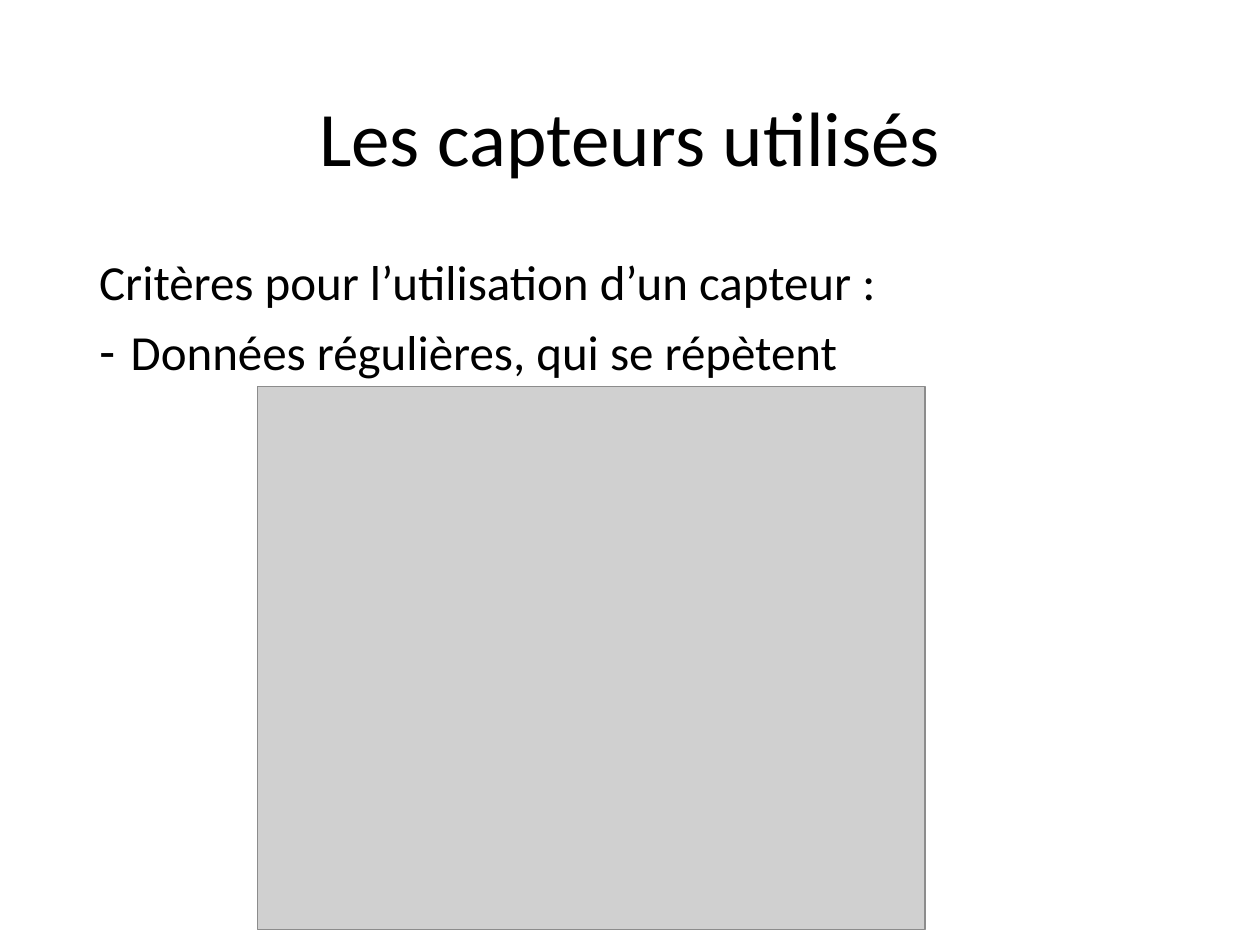
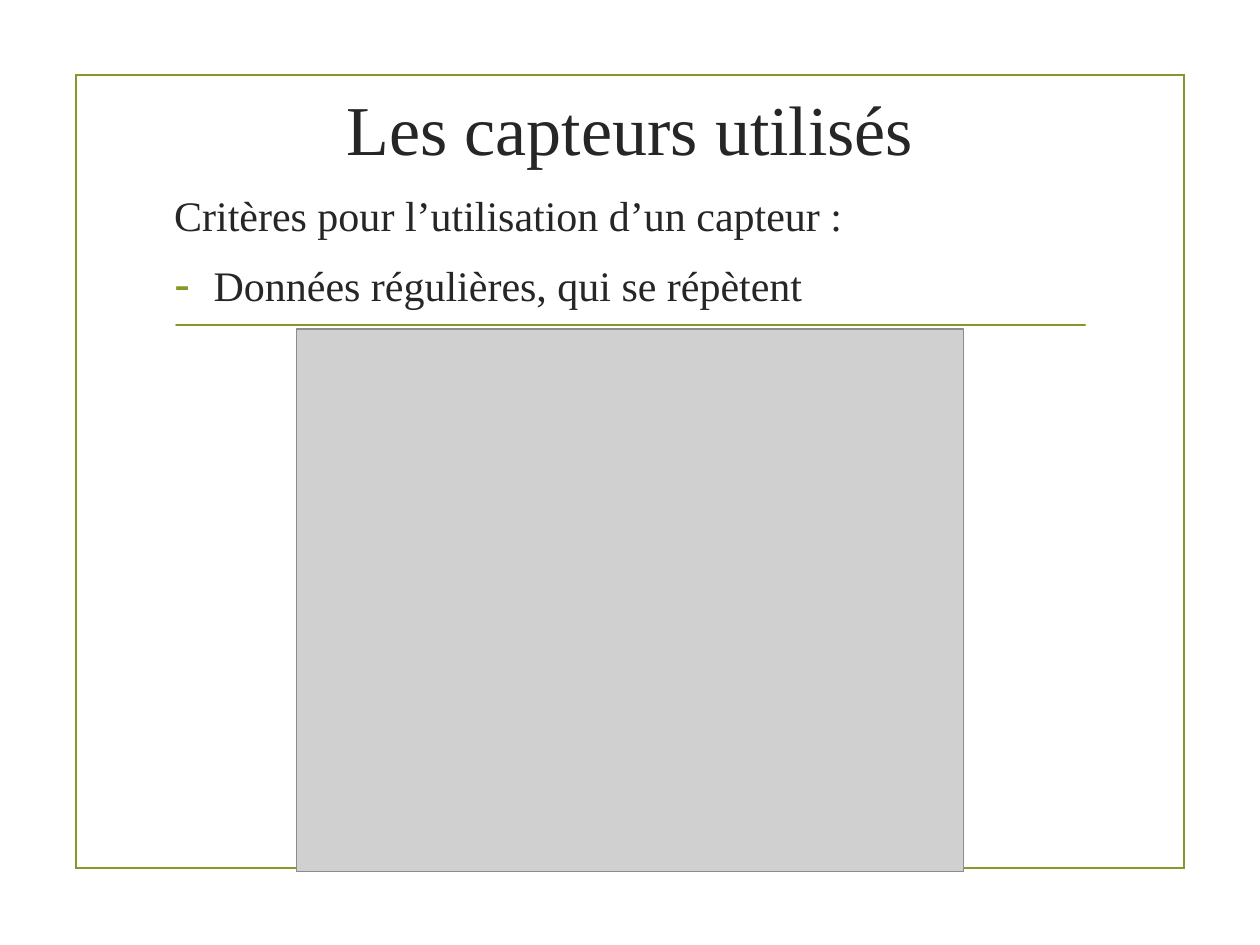
Before and after one commit to staufga0/DM_Project, a slide deck: slide 9 of Data Mining Presentation.pptm. Drawn at 1260x945 pixels with LibreOffice and Linux fonts; fonts in the diff are those of the drawing; grey boxes stand for pictures; background and template pictures are left out. Boxes give left, top, right and bottom in pixels: in the first picture for what was removed or moved away, otherwise in the second. Text is boxed around its words. In the diff, an @@ line names an element or a change of style, - is before the commit and + after.

```diff
--- a/Data Mining Presentation.pptm
+++ b/Data Mining Presentation.pptm
@@ title "Les capteurs utilisés": place and size @@
-title "Les capteurs utilisés" at [319, 112, 940, 179]
+title "Les capteurs utilisés" at [346, 106, 913, 168]
@@ title "Les capteurs utilisés" at [346, 106, 913, 168]: size 44 to 40 pt, font Calibri to Times New Roman, text colour #000000 to #262626; line spacing 0.9 to 1 @@
@@ rectangle added at [77, 74, 1184, 868], outline #83992A 1.25 pt @@
@@ text "Critères pour l’utilisation d’un capteur ...": place and size @@
-text "Critères pour l’utilisation d’un capteur ..." at [99, 265, 851, 379]
+text "Critères pour l’utilisation d’un capteur ..." at [174, 201, 819, 310]
@@ text "Critères pour l’utilisation d’un capteur ..." at [174, 201, 819, 310]: size 28 to 24 pt, font Calibri to Times New Roman, text colour #000000 to #262626; line spacing 0.9 to 1; indent changed @@
@@ line added from (176, 325) to (1085, 325), #83992A 1.25 pt @@
@@ picture: place and size @@
-picture at [258, 387, 926, 930]
+picture at [296, 329, 964, 872]
```
Also in this commit, not shown: 27 other slides changed, 6 slides added, 6 slides removed.
